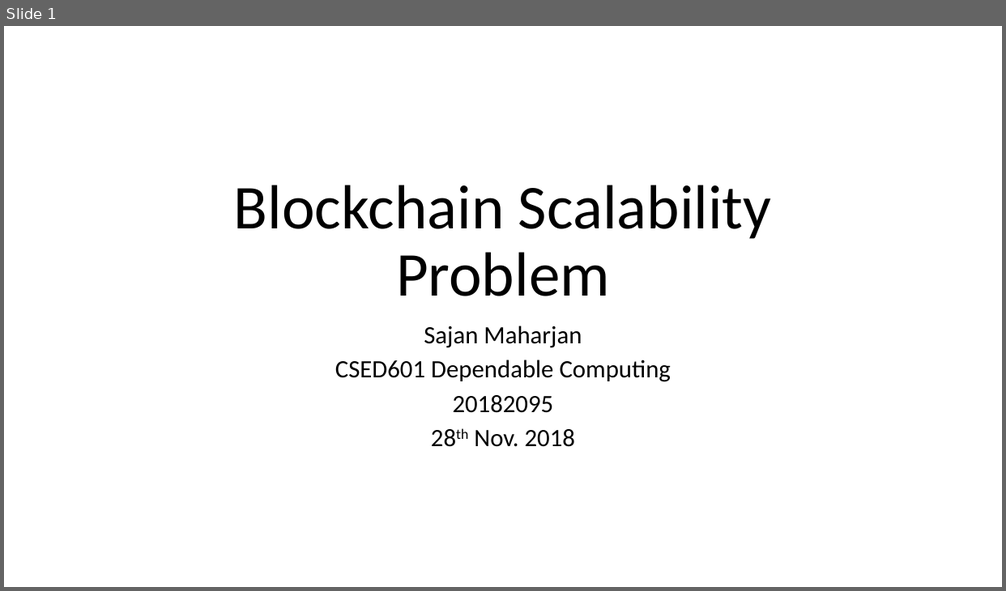
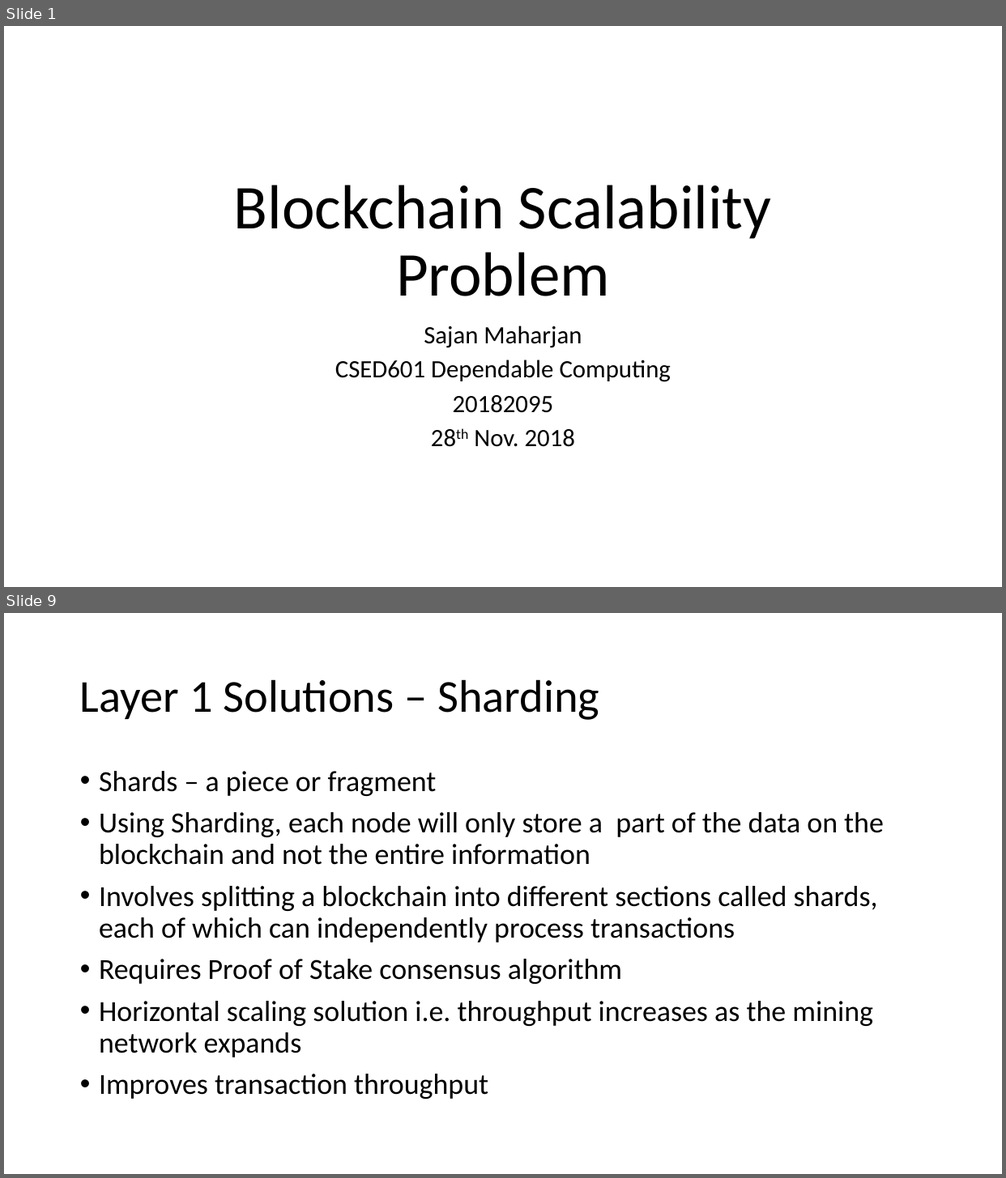
Before and after one commit to Tsajan/2018FallSemPOSTECH, a slide deck: CSED601 Dependable Computing/BlockchainScalabilityProblem.pptx. Shown one above the other, each under a label of ours: slide 1 before the commit, slides 1 and 9 after it; the slides between them are not shown. The pictures are 1006x591 and 1006x1178 pixels, drawn with LibreOffice and Linux fonts; fonts in the diff are those of the drawing. Boxes give left, top, right and bottom in pixels: in the first picture for what was removed or moved away, otherwise in the second. Text is boxed around its words. In the diff, an @@ line names an element or a change of style, - is before the commit and + after.

```diff
--- a/CSED601 Dependable Computing/BlockchainScalabilityProblem.pptx
+++ b/CSED601 Dependable Computing/BlockchainScalabilityProblem.pptx
@@ slide 9 added at box(4, 613, 1002, 1174), background #FFFFFF @@
@@ title added at box(80, 679, 599, 720), 44 pt, text #000000 @@
+Layer 1 Solutions – Sharding
@@ text added at box(99, 771, 884, 1099), 28 pt, text #000000 @@
+• Shards – a piece or fragment
+• Using Sharding, each node will only store a part of the data on the blockchain and not the entire information
+• Involves splitting a blockchain into different sections called shards, each of which can independently process transactions
+• Requires Proof of Stake consensus algorithm
+• Horizontal scaling solution i.e. throughput increases as the mining network expands
+• Improves transaction throughput
```
Also in this commit, not shown: 3 slides changed, 12 other slides added, 20 other files.
